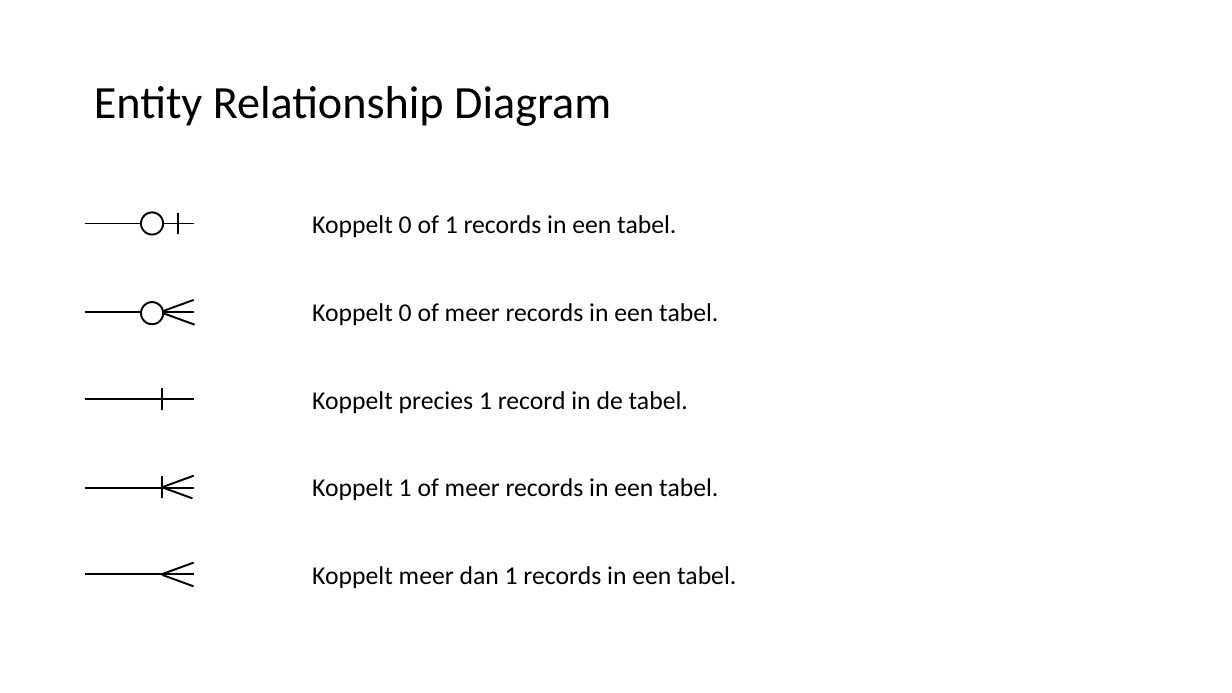
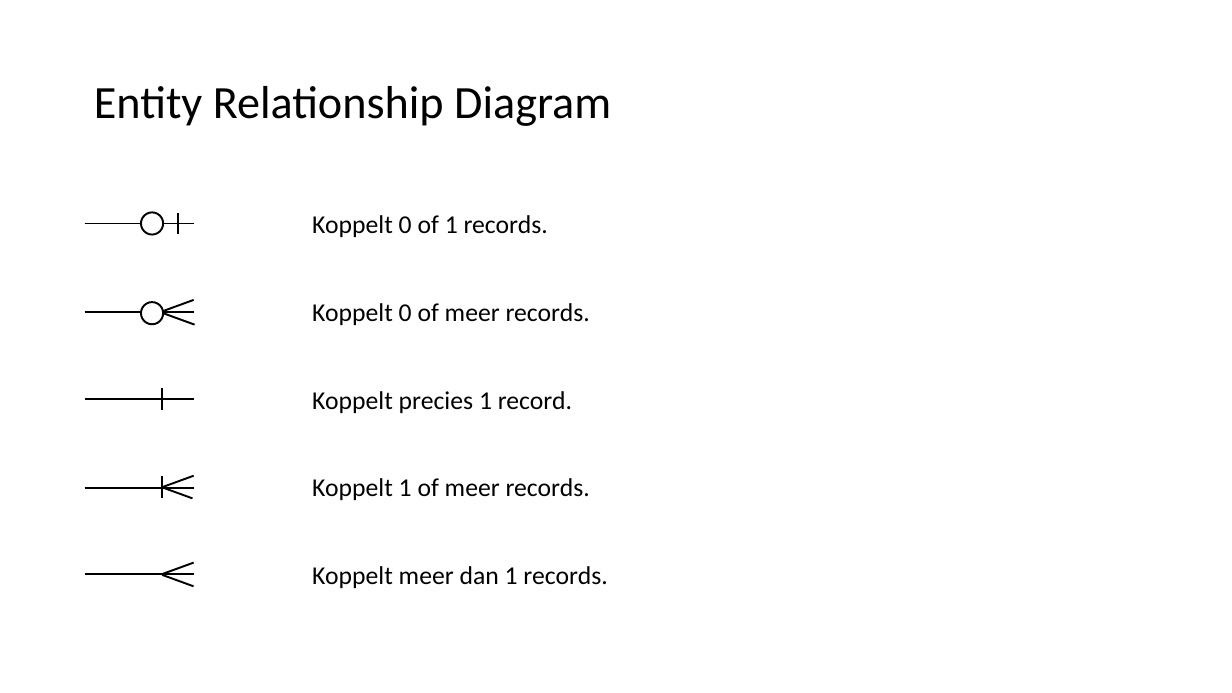
Before and after one commit to LFKoning/knowledge-sharing, a slide deck: slide 24 of sql_course_2p/2_database_design/2_database_design.pptx. Drawn at 1232x693 pixels with LibreOffice and Linux fonts; fonts in the diff are those of the drawing. Boxes give left, top, right and bottom in pixels: in the first picture for what was removed or moved away, otherwise in the second. Text is boxed around its words. In the diff, an @@ line names an element or a change of style, - is before the commit and + after.

```diff
--- a/sql_course_2p/2_database_design/2_database_design.pptx
+++ b/sql_course_2p/2_database_design/2_database_design.pptx
@@ text at box(312, 215, 548, 237): text changed @@
-Koppelt 0 of 1 records in een tabel.
+Koppelt 0 of 1 records.
@@ text at box(312, 303, 590, 325): text changed @@
-Koppelt 0 of meer records in een tabel.
+Koppelt 0 of meer records.
@@ text at box(312, 391, 572, 413): text changed @@
-Koppelt precies 1 record in de tabel.
+Koppelt precies 1 record.
@@ text at box(312, 478, 590, 500): text changed @@
-Koppelt 1 of meer records in een tabel.
+Koppelt 1 of meer records.
@@ text at box(312, 566, 607, 588): text changed @@
-Koppelt meer dan 1 records in een tabel.
+Koppelt meer dan 1 records.
```
Also in this commit, not shown: 7 other slides changed, 2 slides added, 2 slides removed, 4 other files.
